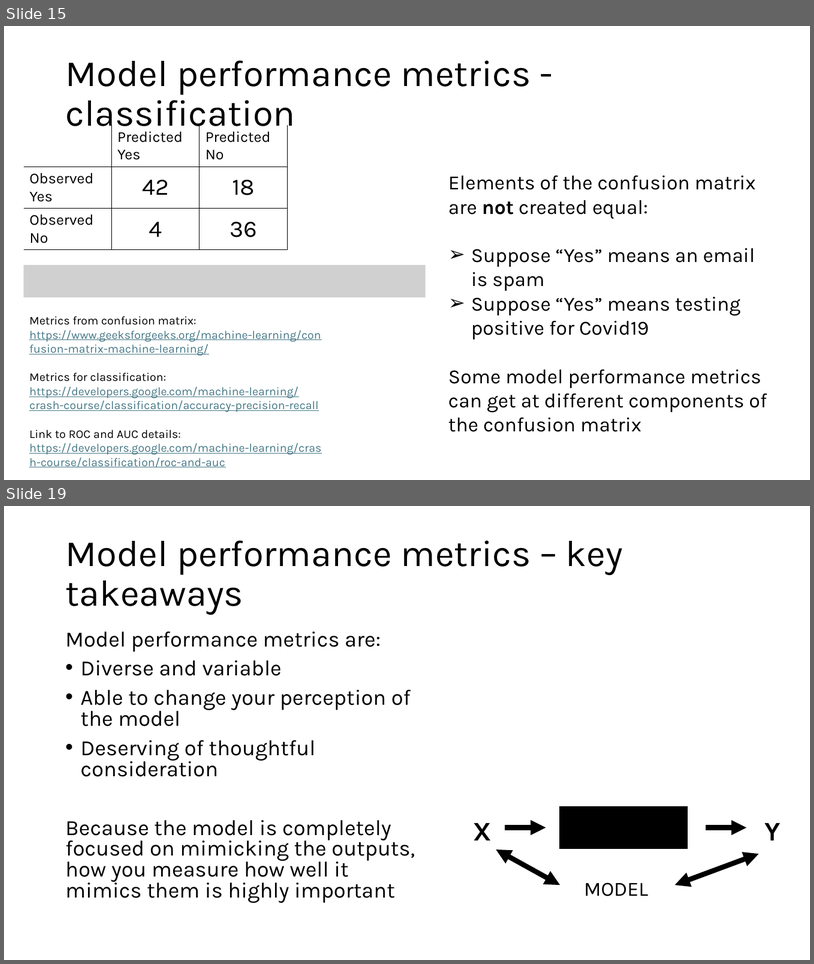
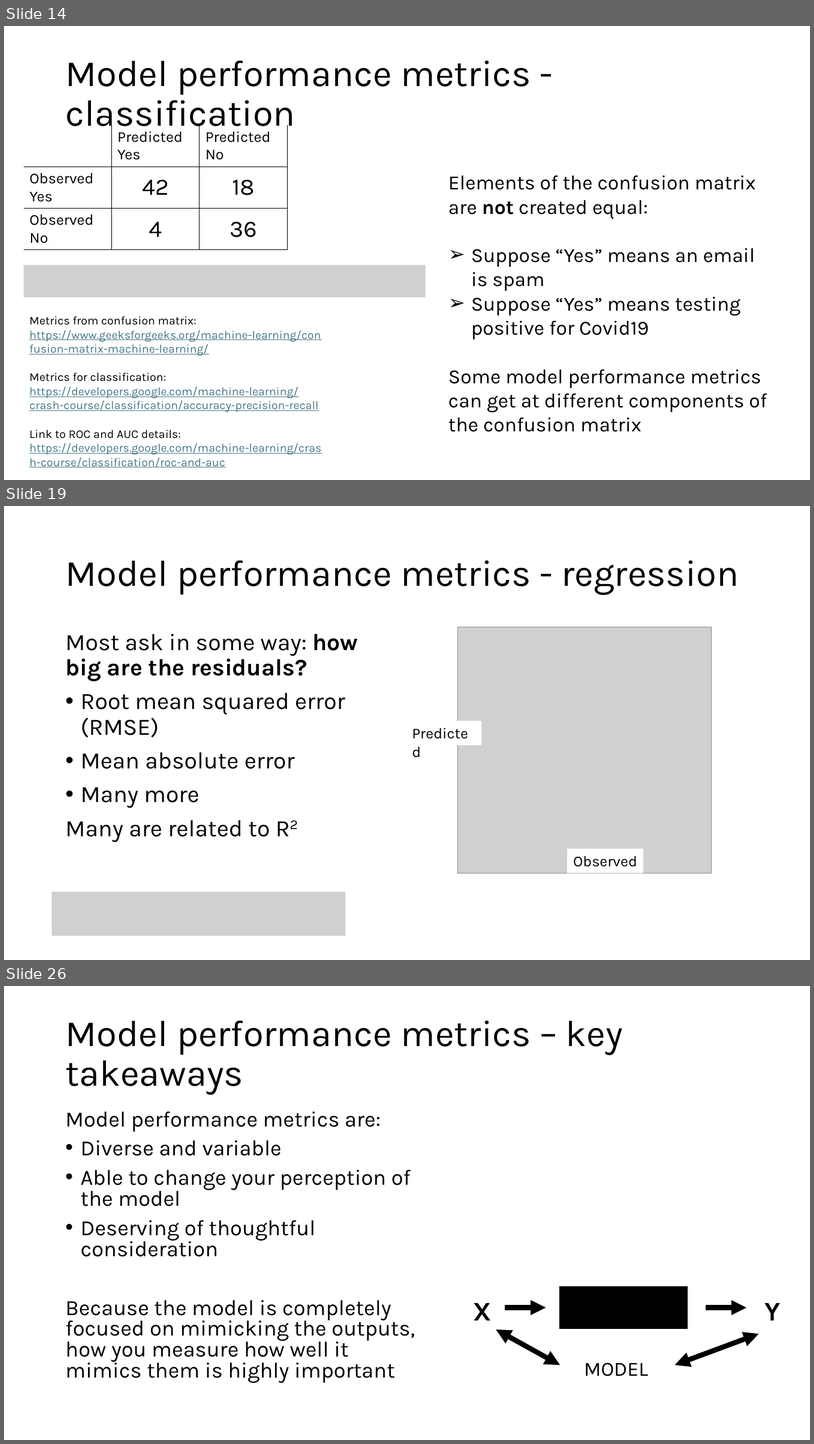
Before and after one commit to grantvagle/ml_methods_workshop, a slide deck: slides/02_model_eval_cv.pptx. Shown one above the other, each under a label of ours: slides 15 and 19 before the commit, slides 14, 19 and 26 after it; the slides between them are not shown. The pictures are 814x964 and 814x1444 pixels, drawn with LibreOffice and Linux fonts; fonts in the diff are those of the drawing; grey boxes stand for pictures. Boxes give left, top, right and bottom in pixels: in the first picture for what was removed or moved away, otherwise in the second. Text is boxed around its words. In the diff, an @@ line names an element or a change of style, - is before the commit and + after.

```diff
--- a/slides/02_model_eval_cv.pptx
+++ b/slides/02_model_eval_cv.pptx
@@ slide 19 added at [4,506,810,960], background #FFFFFF @@
@@ title added at [65,560,739,595], 44 pt, text #000000 @@
+Model performance metrics - regression
@@ picture added at [458,627,712,873] @@
@@ text added at [65,634,358,842], 28 pt, text #000000 @@
+Most ask in some way: how big are the residuals?
+• Root mean squared error (RMSE)
+• Mean absolute error
+• Many more
+Many are related to R2
@@ rectangle added at [406,721,482,745], fill #FFFFFF, 18 pt, text #000000 @@
+Predicted
@@ rectangle added at [568,849,644,873], fill #FFFFFF, 18 pt, text #000000 @@
+Observed
@@ picture added at [52,891,346,936] @@
@@ what was slide 15 is now slide 14 @@
@@ what was slide 19 is now slide 26 @@
```
Also in this commit, not shown: 11 slides changed, 13 other slides added, 1 slide removed.
